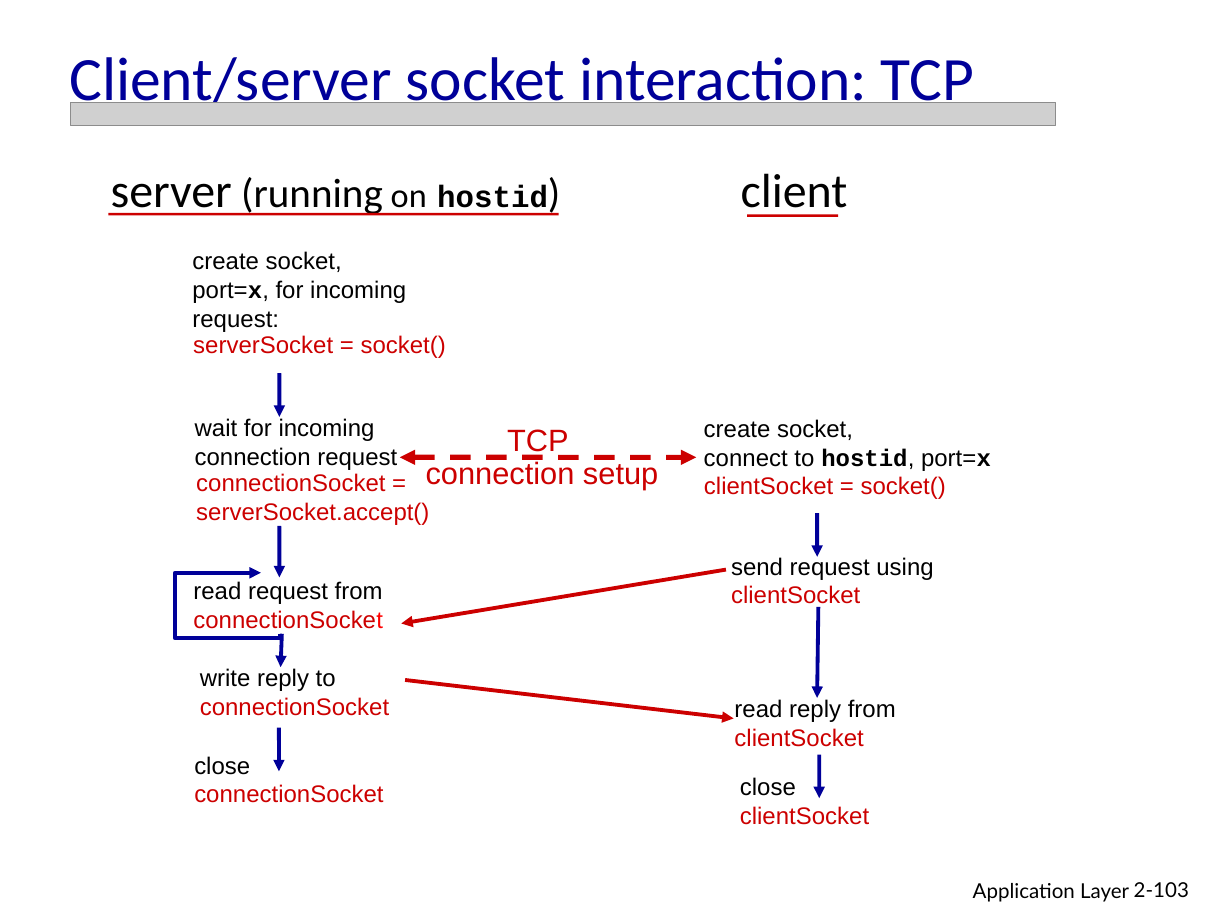
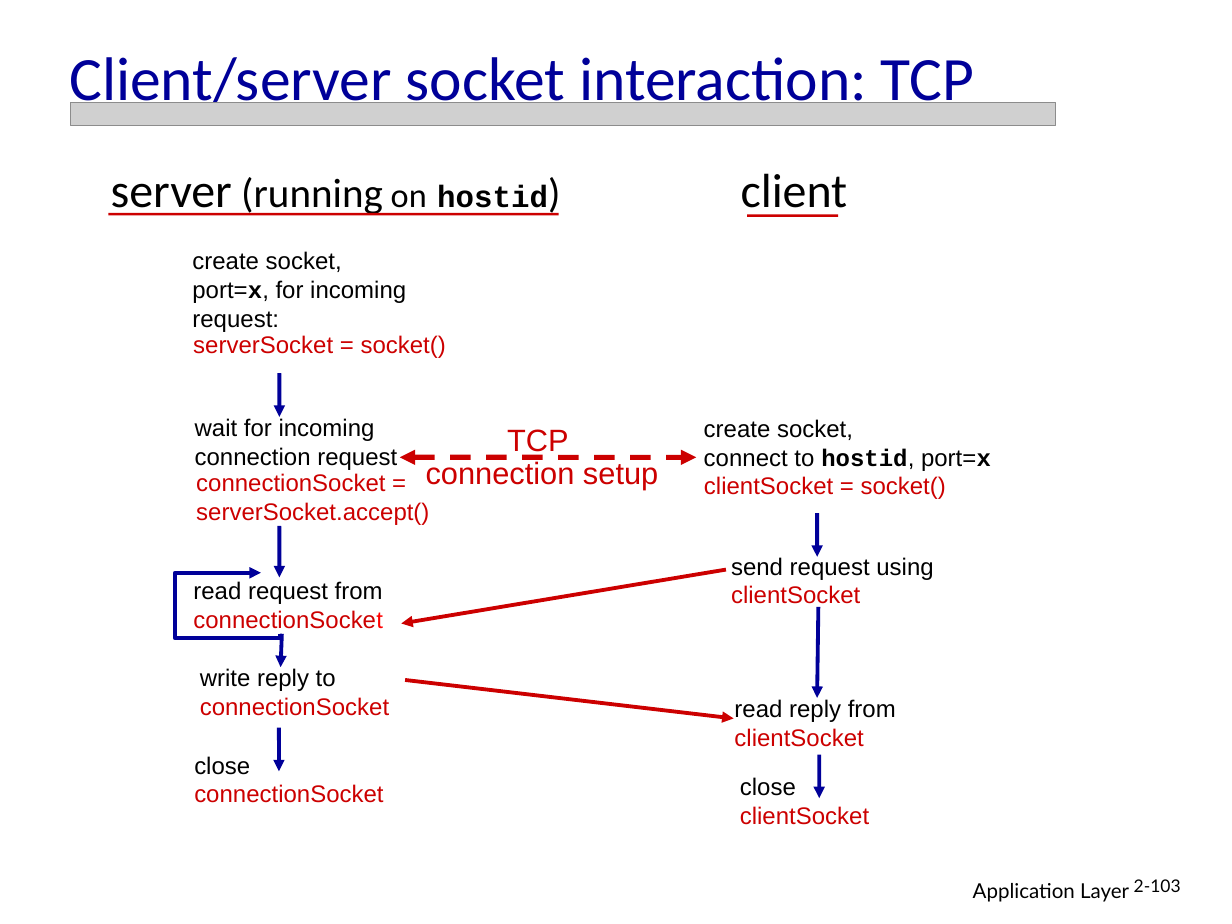
Before and after one commit to JohnNixon6972/5th-Sem-ISE, a slide deck: slide 103 of Computer Network/CHAPTER-2-PPT.ppt. Drawn at 1232x924 pixels with LibreOffice and Linux fonts; fonts in the diff are those of the drawing; grey boxes stand for pictures. Boxes give left, top, right and bottom in pixels: in the first picture for what was removed or moved away, otherwise in the second. Text is boxed around its words. In the diff, an @@ line names an element or a change of style, - is before the commit and + after.

```diff
--- a/Computer Network/CHAPTER-2-PPT.ppt
+++ b/Computer Network/CHAPTER-2-PPT.ppt
@@ page number at bbox=[1134, 879, 1181, 892]: size 12 to 10.2 pt; line spacing 1 to 0.9 @@
```
Also in this commit, not shown: 86 other slides changed, 2 other files.
